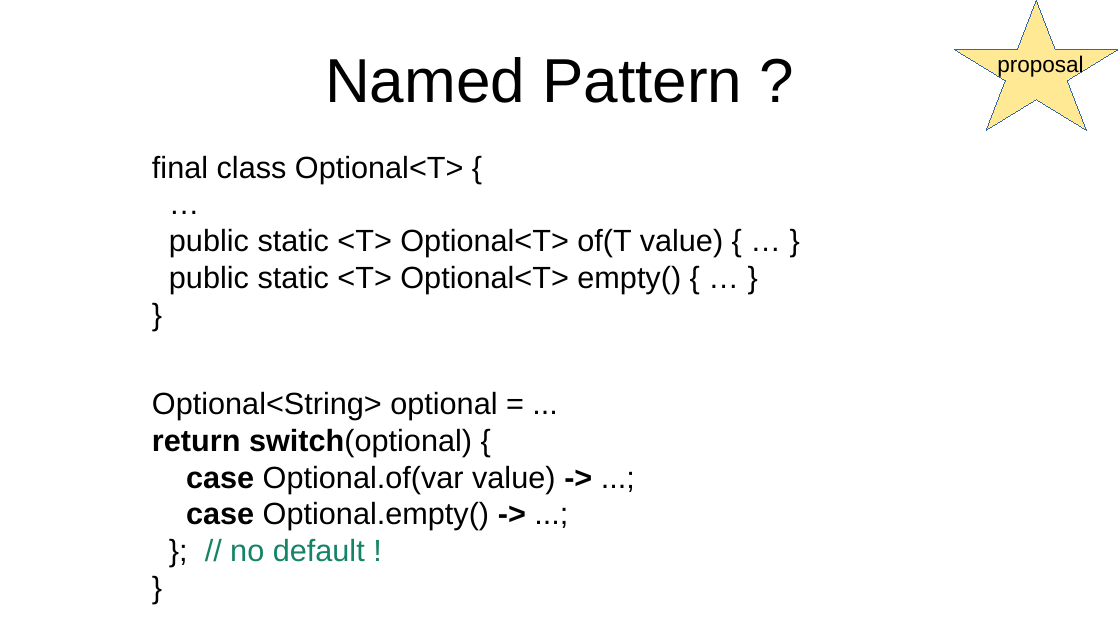
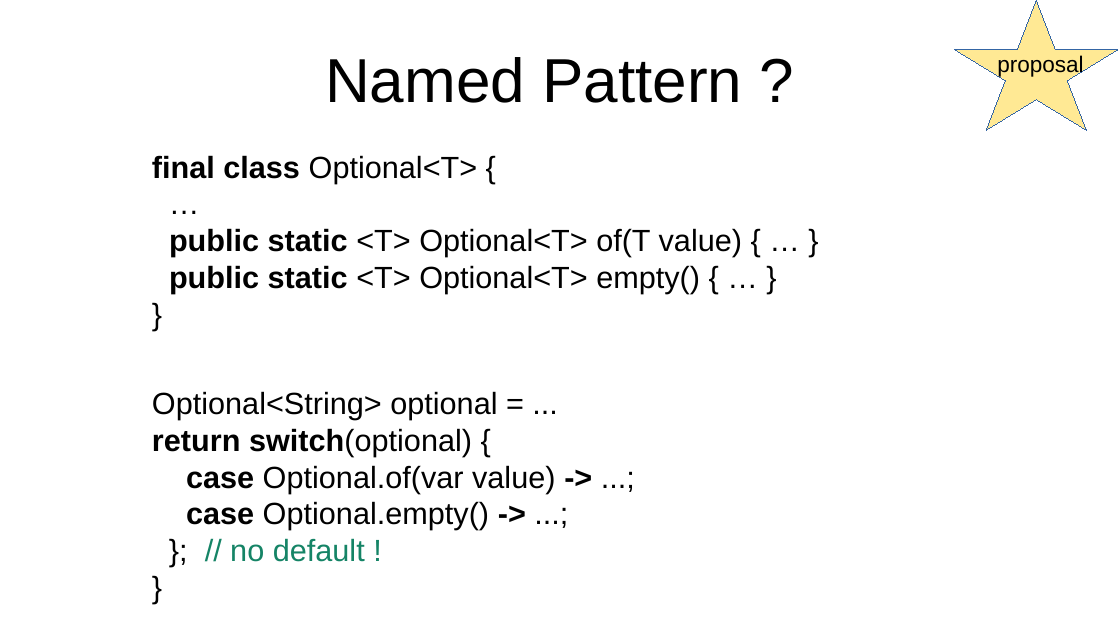
Before and after one commit to forax/dop-examples, a slide deck: slide 22 of data first programming.odp. Drawn at 1120x630 pixels with LibreOffice and Linux fonts; fonts in the diff are those of the drawing. Boxes give left, top, right and bottom in pixels: in the first picture for what was removed or moved away, otherwise in the second. Text is boxed around its words. In the diff, an @@ line names an element or a change of style, - is before the commit and + after.

```diff
--- a/data first programming.odp
+++ b/data first programming.odp
@@ text at (152,155,742,294): bold on in "final class public static public static" @@
```
Also in this commit, not shown: 8 other slides changed, 11 other files.
